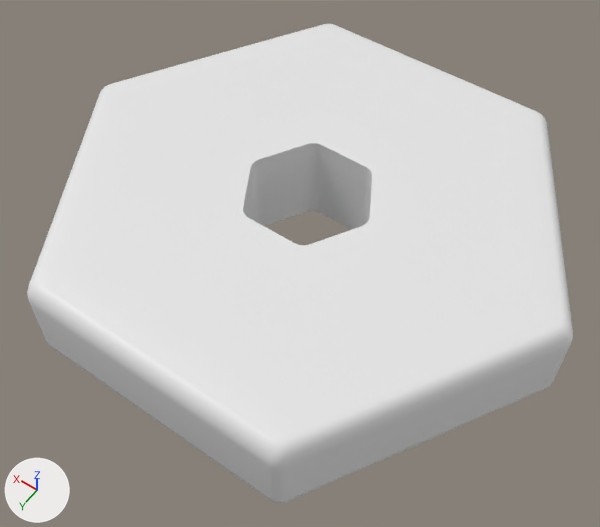
A saved change to the FBX model Assets/StackItUp/Art/Models/Stack5/2.fbx.
Before and after are seen from a 50 mm camera at (-2.19, 3.17, 7.44) aimed at (-0.07, 0.2, 2.78). Every picture has the same lights, and +X, +Y and +Z are marked at lower left. Vertices at the same position are counted once.
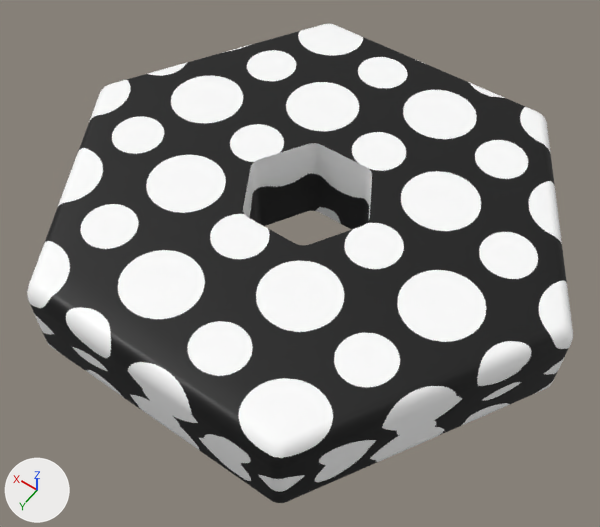
Boxes [x1, y1, x2, y2] around the edits, measured in the pictures (600 x 527 px):
part 1 of me_torus_004, built on
    both: [30, 304, 571, 501]
part 2 of me_torus_004, recoloured
    both: [27, 24, 573, 503]

Diff of the bpy script that builds the scene:
```diff
--- a/Assets/StackItUp/Art/Models/Stack5/2.fbx.py
+++ b/Assets/StackItUp/Art/Models/Stack5/2.fbx.py
@@ img_dot_pattern_png @@
+img_dot_pattern_png = load_image('dot-pattern.png', '../../../../Assets/Textures/dot-pattern.png', 1024, 1024, 'sRGB')
@@ mat_material @@
+mat_material = principled_material('Material')
+mat_material.texture = img_dot_pattern_png
@@ me_torus_004 @@
 # used by ob_torus_004; location = (0.0, 0.0, 2.94); rotation_euler = (1.571, 0.0, 0.0), in degrees (90, 0, 0); scale = (0.01, 0.01, 0.01)
-me_torus_004.from_pydata(...)  # 972 vertices, 972 faces; spans x -194.0..194.0, y -37.0..37.0, z -169.0..169.0
+me_torus_004.from_pydata(...)  # 1008 vertices, 1008 faces; spans x -194.0..194.0, y -37.0..37.0, z -169.0..169.0
+# me_torus_004 part 1
+# 36 faces are deleted
+# 36 new vertices lie (0.0, -22.0, 0.0) away from vertices in x -194.0..194.0, y 22.0, z -169.0..169.0
+# 72 new faces join them
+# me_torus_004 part 2: 936 faces spanning x -194.0..194.0, y -37.0..37.0, z -169.0..169.0 switch from no material to mat_material (picture img_dot_pattern_png)
@@ ob_torus_004 @@
 ob_torus_004.location = (0.0, 0.0, 2.94)
-ob_torus_004.rotation_euler = (1.571, 0.0, 0.0)  # degrees (90, 0, 0)
+ob_torus_004.rotation_euler = (1.571, 0.0, -3.142)  # degrees (90, 0, -180)
 ob_torus_004.scale = (0.01, 0.01, 0.01)
```
